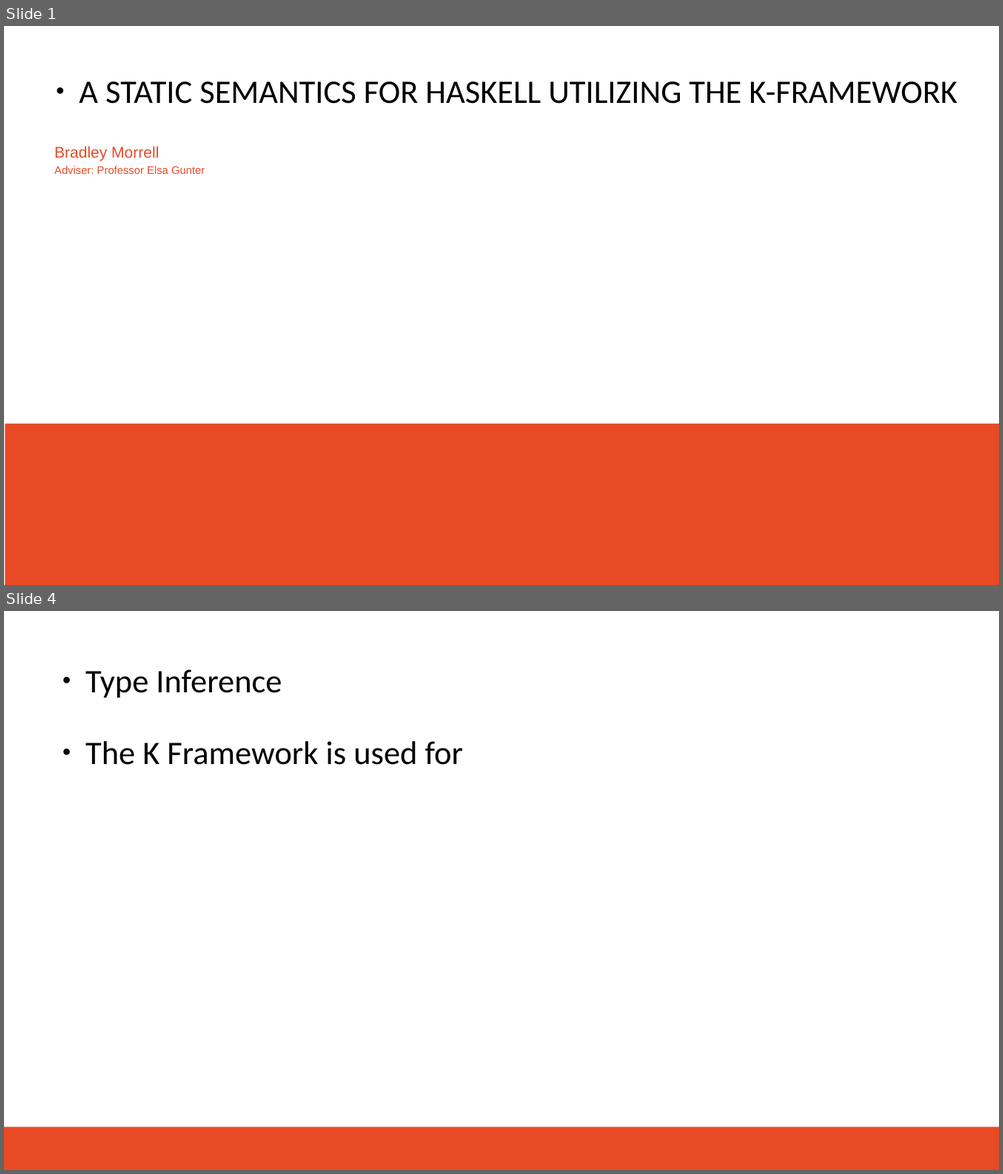
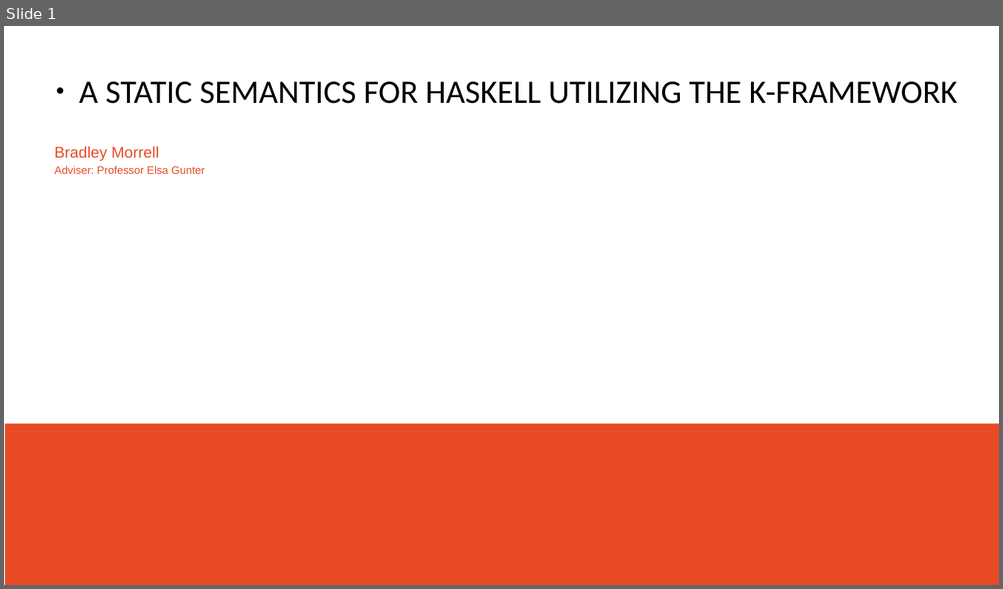
Before and after one commit to brrmorre/SeniorThesis, a slide deck: presentation/presentation.odp. Shown one above the other, each under a label of ours: slides 1 and 4 before the commit, slide 1 after it; the slides between them are not shown. The pictures are 1003x1174 and 1003x589 pixels, drawn with LibreOffice and Linux fonts; fonts in the diff are those of the drawing; background and template pictures are left out. Boxes give left, top, right and bottom in pixels: in the first picture for what was removed or moved away, otherwise in the second. Text is boxed around its words. In the diff, an @@ line names an element or a change of style, - is before the commit and + after.

```diff
--- a/presentation/presentation.odp
+++ b/presentation/presentation.odp
@@ slide 4 removed at box(4, 611, 999, 1170), background #FFFFFF @@
@@ text removed at box(85, 669, 282, 698) @@
-● Type Inference
@@ text removed at box(85, 741, 464, 765) @@
-● The K Framework is used for
@@ rectangle removed at box(4, 1127, 999, 1170) @@
```
Also in this commit, not shown: 4 slides changed, 4 slides added, 1 other file.
